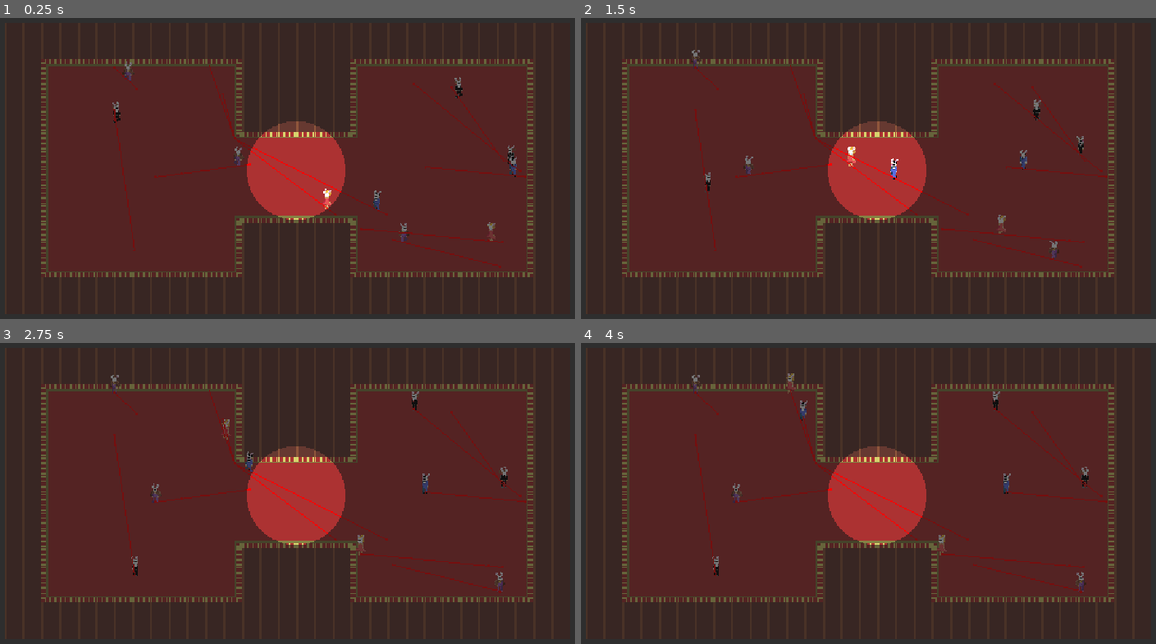
Above: before the commit, frames 1-4 (two rows, left to right).
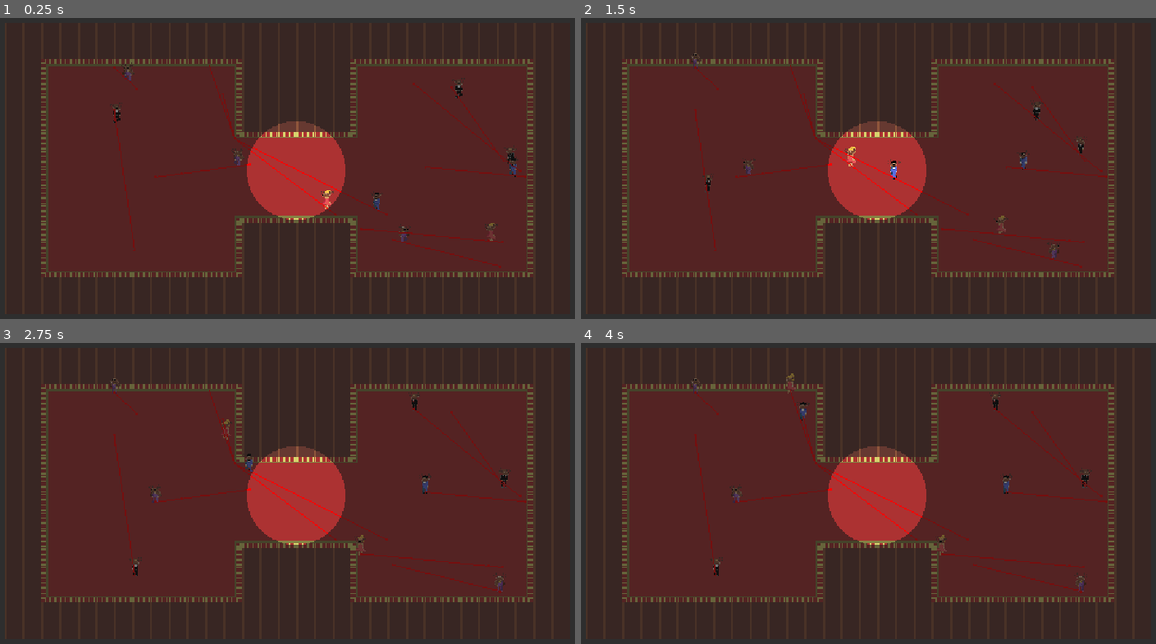
Above: after the commit, the same moments.

Repository: amelecanape/ippgamejam
Game: Godot game, scene res://scenes/round.tscn
The game is run twice, just before and just after one commit, with the same random seed, the same clock (stepped at 60 frames per second) and the same inputs. This scene is started directly instead of the project's main scene.
Inputs (mouse positions are in pixels of both pictures, inside the frame that each line leads up to):
- Up to frame 1 (0.25 s): no input
- Up to frame 2 (1.5 s): move the mouse to (1023, 153) at 0.52 s; tap A (character_move_neg_x) at 0.6 s; move the mouse to (747, 189) at 1.27 s; tap W (character_move_neg_y) at 1.35 s
- Up to frame 3 (2.75 s): move the mouse to (362, 415) at 2.02 s; tap D (character_move_pos_x) at 2.1 s
- Up to frame 4 (4 s): move the mouse to (845, 568) at 2.77 s; tap S (character_move_pos_y) at 2.85 s; tap Enter at 3.5 s; move the mouse to (1075, 550) at 3.52 s; click (1075, 550) at 3.6 s

The runs differ from the first frame. In frame 1, 0.3% of the frame differs, in the area x 19-91%, y 14-71%; in frame 2, 0.3%, in the area x 19-89%, y 10-77%; in frame 3, 0.2%; in frame 4, 0.3%.
Error in both runs: Out of bounds get index '-1' (on base: 'Array[int]') (res://scripts/game.gd:51)

Commit message:
added deer mask power

Diff:
--- a/project.godot
+++ b/project.godot
@@ -76,6 +76,7 @@
 2d_navigation/layer_1="characters"
 2d_physics/layer_2="characters"
 2d_physics/layer_3="shootable"
+2d_physics/layer_4="effects"
 
 [physics]
 
--- a/scenes/mask/deer_mask.tscn
+++ b/scenes/mask/deer_mask.tscn
@@ -2,11 +2,15 @@
 
 [ext_resource type="PackedScene" uid="uid://32c6gd8jll44" path="res://scenes/mask/mask.tscn" id="1_swslt"]
 [ext_resource type="Texture2D" uid="uid://cglnkumjqj12i" path="res://assets/masks/masks.png" id="2_m6ysm"]
-[ext_resource type="Script" uid="uid://ciolq5k4mhpdt" path="res://scripts/masks/fox_mask_power.gd" id="2_s123h"]
+[ext_resource type="Script" uid="uid://c32gdnx4n5x40" path="res://scripts/masks/deer_mask_power.gd" id="3_g24lm"]
+[ext_resource type="SpriteFrames" uid="uid://dvb5kylasof6b" path="res://resources/sprite_frames/fx/waves.tres" id="3_m6ysm"]
 
 [sub_resource type="AtlasTexture" id="AtlasTexture_g24lm"]
 atlas = ExtResource("2_m6ysm")
 region = Rect2(23, 1, 23, 13)
+
+[sub_resource type="CircleShape2D" id="CircleShape2D_m6ysm"]
+radius = 104.0
 
 [node name="DeerMask" unique_id=1533623259 instance=ExtResource("1_swslt")]
 
@@ -14,6 +18,19 @@
 position = Vector2(-1, -1)
 texture = SubResource("AtlasTexture_g24lm")
 
-[node name="FoxMask" type="Node" parent="." index="1" unique_id=705772458]
-script = ExtResource("2_s123h")
-metadata/_custom_type_script = "uid://ciolq5k4mhpdt"
+[node name="WavesFx" type="AnimatedSprite2D" parent="." index="1" unique_id=257029443]
+sprite_frames = ExtResource("3_m6ysm")
+animation = &"waves"
+
+[node name="DeerMask" type="Node" parent="." index="2" unique_id=595610449 node_paths=PackedStringArray("waves_fx", "jammed_area_collider")]
+script = ExtResource("3_g24lm")
+waves_fx = NodePath("../WavesFx")
+jammed_area_collider = NodePath("../JammedArea/CollisionShape2D")
+metadata/_custom_type_script = "uid://c32gdnx4n5x40"
+
+[node name="JammedArea" type="Area2D" parent="." index="3" unique_id=392453426]
+collision_layer = 8
+collision_mask = 0
+
+[node name="CollisionShape2D" type="CollisionShape2D" parent="JammedArea" index="0" unique_id=92667705]
+shape = SubResource("CircleShape2D_m6ysm")
--- a/scenes/masked_character.tscn
+++ b/scenes/masked_character.tscn
@@ -2,7 +2,6 @@
 
 [ext_resource type="Script" uid="uid://d0hr50morjdq" path="res://scripts/masked_character.gd" id="1_ddrle"]
 [ext_resource type="SpriteFrames" uid="uid://ch2waandkedv4" path="res://resources/sprite_frames/skins/mob_boss.tres" id="2_ddrle"]
-[ext_resource type="SpriteFrames" uid="uid://dd7a8dpvbwerd" path="res://resources/sprite_frames/fx/dash.tres" id="3_ddrle"]
 
 [sub_resource type="CapsuleShape2D" id="CapsuleShape2D_rf373"]
 height = 28.0
@@ -24,11 +23,11 @@
 script = ExtResource("1_ddrle")
 movement_speed = 100.0
 
-[node name="ShootingCollision" type="Area2D" parent="." unique_id=434638736]
+[node name="AreaCollision" type="Area2D" parent="." unique_id=434638736]
 collision_layer = 4
-collision_mask = 0
+collision_mask = 8
 
-[node name="CollisionShape2D" type="CollisionShape2D" parent="ShootingCollision" unique_id=414098404]
+[node name="CollisionShape2D" type="CollisionShape2D" parent="AreaCollision" unique_id=414098404]
 position = Vector2(1, -12)
 shape = SubResource("CapsuleShape2D_rf373")
 
@@ -51,14 +50,5 @@
 unique_name_in_owner = true
 position = Vector2(2, -24)
 
-[node name="DashFx" type="AnimatedSprite2D" parent="Graphics" unique_id=573955260]
-unique_name_in_owner = true
-position = Vector2(-17, -18)
-sprite_frames = ExtResource("3_ddrle")
-animation = &"dash"
-frame = 4
-frame_progress = 1.0
-speed_scale = 4.0
-
 [node name="MultiplayerSynchronizer" type="MultiplayerSynchronizer" parent="." unique_id=1267493538]
 replication_config = SubResource("SceneReplicationConfig_ddrle")
--- a/scenes/player_character.tscn
+++ b/scenes/player_character.tscn
@@ -23,3 +23,6 @@
 offset = Vector2(2, -12)
 enabled = false
 zoom = Vector2(4, 4)
+
+[connection signal="area_entered" from="AreaCollision" to="." method="_on_area_collision_area_entered"]
+[connection signal="area_exited" from="AreaCollision" to="." method="_on_area_collision_area_exited"]
--- a/scenes/round.tscn
+++ b/scenes/round.tscn
@@ -87,7 +87,7 @@
 npc_scene = ExtResource("3_lnu2h")
 player_scene = ExtResource("9_0tnpc")
 skins_sprite_frames = Array[SpriteFrames]([ExtResource("6_vtaks"), ExtResource("4_gee14"), ExtResource("3_u5sy4"), ExtResource("5_0tnpc")])
-masks_scenes = Array[PackedScene]([ExtResource("12_64kk8")])
+masks_scenes = Array[PackedScene]([ExtResource("9_h7eg2")])
 
 [node name="NavigationRegion2D" type="NavigationRegion2D" parent="." unique_id=142268143]
 unique_name_in_owner = true
--- /dev/null
+++ b/scripts/masks/deer_mask_power.gd
@@ -0,0 +1,22 @@
+class_name DeerMaskPower extends MaskPower
+
+@export var jam_duration : float = 10
+@export var jam_counter : float = 0
+
+@export var waves_fx : AnimatedSprite2D
+@export var jammed_area_collider : CollisionShape2D
+
+func _process(delta: float) -> void:
+	if jam_counter <= 0:
+		waves_fx.stop()
+		waves_fx.visible = false
+		jammed_area_collider.set_deferred("disabled", true)
+
+	jam_counter = jam_counter - delta \
+				if jam_counter > 0 else  0.0
+
+func execute_ability() -> void:
+	jam_counter = jam_duration
+	waves_fx.play("waves")
+	waves_fx.visible = true
+	jammed_area_collider.set_deferred("disabled", false)
--- a/scripts/player_control.gd
+++ b/scripts/player_control.gd
@@ -50,3 +50,11 @@
 	if lock_movement or player != multiplayer.get_unique_id():
 		mov_input = Vector2.ZERO
 	super._physics_process(_delta)
+
+
+func _on_area_collision_area_entered(area: Area2D) -> void:
+	print("started being jammed!")
+
+
+func _on_area_collision_area_exited(area: Area2D) -> void:
+	print("stopped being jammed!")
Not shown, added: scripts/masks/deer_mask_power.gd.uid
